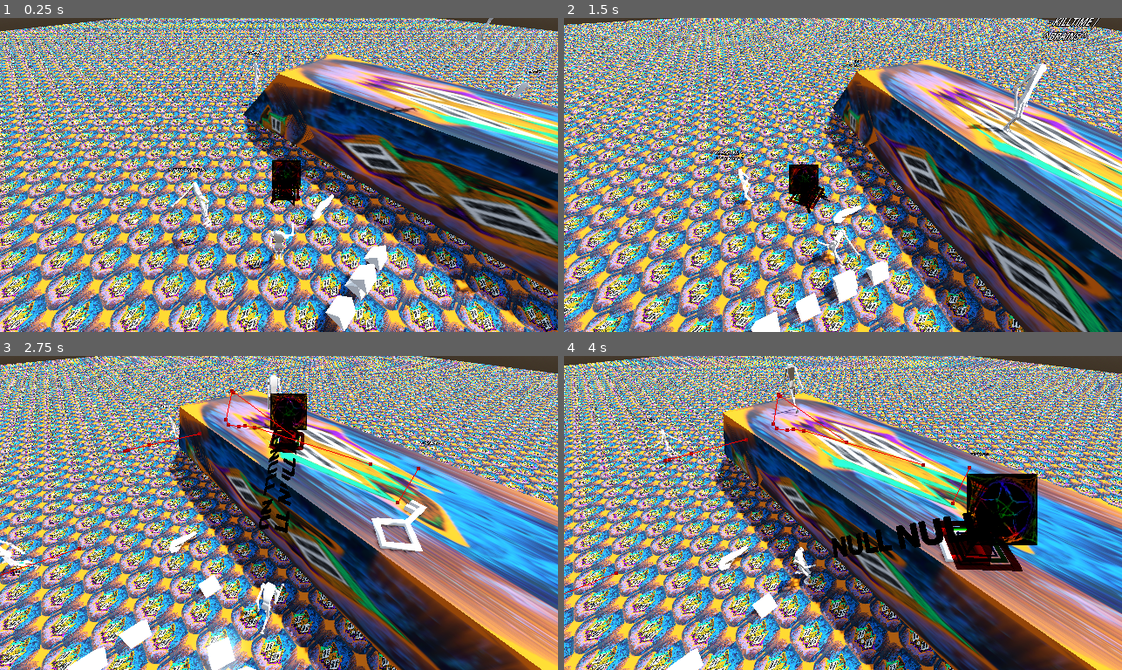
Above: before the commit, frames 1-4 (two rows, left to right).
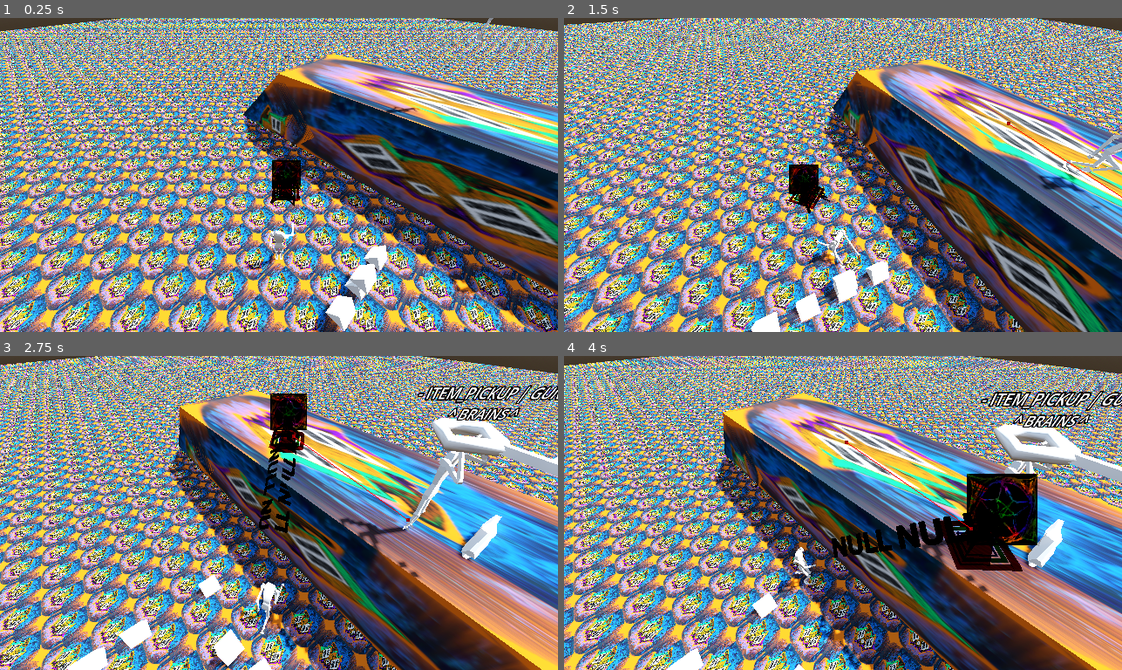
Above: after the commit, the same moments.

Repository: officialErnests/mut-4rr-
Game: Godot game, scene res://Scenes/test.tscn
Two runs of this game, one before a commit and one after it. Both use one fixed random seed, a clock stepped at 60 frames per second and the inputs below.
Inputs (mouse positions are in pixels of both pictures, inside the frame that each line leads up to):
- Up to frame 1 (0.25 s): no input
- Up to frame 2 (1.5 s): tap Enter at 0.5 s; move the mouse to (965, 159) at 0.52 s; hold D (right) 0.53-1.28 s; tap Q (rot_cam_left) at 0.6 s; move the mouse to (731, 190) at 1.27 s; hold S (backward) from 1.28 s (still down); tap E (rot_cam_right) at 1.35 s
- Up to frame 3 (2.75 s): move the mouse to (334, 443) at 2.02 s; release S (backward) at 2.03 s; hold D (right) from 2.03 s (still down); hold Shift (sprint) from 2.03 s (still down)
- Up to frame 4 (4 s): move the mouse to (815, 575) at 2.77 s; release D (right) at 2.78 s; release Shift (sprint) at 2.78 s; hold W (forward) 2.78-3.53 s; right-click (815, 575) at 2.85 s; move the mouse to (1010, 560) at 3.52 s; hold A (left) from 3.53 s (still down); click (1010, 560) at 3.6 s

The runs differ from the first frame. In frame 1, 1.0% of the frame differs, in the area x 28-98%, y 10-74%; in frame 2, 2.1%; in frame 3, 7.4%, in the area x 0-100%, y 6-100%; in frame 4, 5.9%.

Commit message:
v0.2.10 npc memory bug fix - Made so npcs after looking at empty spot can see that the item is no longer there and not to chase air all the time

Diff:
--- a/Scenes/npc.tscn
+++ b/Scenes/npc.tscn
@@ -17,7 +17,7 @@
 [sub_resource type="BoxShape3D" id="BoxShape3D_xxsvc"]
 size = Vector3(2, 2, 2)
 
-[node name="NPC" type="RigidBody3D" node_paths=PackedStringArray("interaction_hitbox", "vision_hitbox", "navigator", "item_manager") groups=["npc"]]
+[node name="NPC" type="RigidBody3D" node_paths=PackedStringArray("interaction_hitbox", "vision_hitbox", "navigator", "item_manager", "eye_center") groups=["npc"]]
 collision_layer = 2
 collision_mask = 31
 axis_lock_angular_x = true
@@ -29,6 +29,7 @@
 vision_hitbox = NodePath("Vision")
 navigator = NodePath("Navigator")
 item_manager = NodePath("Items")
+eye_center = NodePath("Eye_center")
 
 [node name="Body" parent="." instance=ExtResource("1_acqhf")]
 transform = Transform3D(-1, 0, 8.742278e-08, 0, 1, 0, -8.742278e-08, 0, -1, 0, 0, 0)
--- a/Scenes/test.tscn
+++ b/Scenes/test.tscn
@@ -102,17 +102,8 @@
 [node name="NPC_MASTER" type="Node3D" parent="."]
 script = ExtResource("6_5wyu1")
 
-[node name="NPC" parent="NPC_MASTER" instance=ExtResource("6_0c07c")]
-transform = Transform3D(-1, 0, 8.742278e-08, 0, 1, 0, -8.742278e-08, 0, -1, 3, 1.0135527, -13.111565)
-
 [node name="NPC2" parent="NPC_MASTER" instance=ExtResource("6_0c07c")]
 transform = Transform3D(-4.371139e-08, 0, -1, 0, 1, 0, 1, 0, -4.371139e-08, 1, 5.0135527, -6.1115646)
-
-[node name="NPC3" parent="NPC_MASTER" instance=ExtResource("6_0c07c")]
-transform = Transform3D(-1, 0, 8.742278e-08, 0, 1, 0, -8.742278e-08, 0, -1, -8, 1.0135527, -6.1115646)
-
-[node name="NPC4" parent="NPC_MASTER" instance=ExtResource("6_0c07c")]
-transform = Transform3D(-1, 0, 8.742278e-08, 0, 1, 0, -8.742278e-08, 0, -1, -2, 1.0135527, 0.88843536)
 
 [node name="Items" type="Node3D" parent="."]
 
@@ -124,7 +115,7 @@
 metadata/_custom_type_script = "uid://cktt5pl0bvboc"
 
 [node name="Pistol" parent="Items" instance=ExtResource("3_qc4db")]
-transform = Transform3D(1, 0, 0, 0, 1, 0, 0, 0, 1, 0, 1, -2)
+transform = Transform3D(1, 0, 0, 0, 1, 0, 0, 0, 1, 6, 5, -6)
 
 [node name="Item_preset" parent="Items" instance=ExtResource("4_i3aeo")]
 transform = Transform3D(1, 0, 0, 0, 1, 0, 0, 0, 1, 2, 0.5693569, -2)
--- a/Scripts/npc/main/npc_master.gd
+++ b/Scripts/npc/main/npc_master.gd
@@ -7,7 +7,7 @@
 	await get_tree().create_timer(1).timeout
 	updateNpcs()
 	while true:
-		await get_tree().create_timer(1).timeout
+		await get_tree().create_timer(5).timeout
 		updateNpcs()
 
 func updateNpcs():
--- a/Scripts/npc/npc_manager.gd
+++ b/Scripts/npc/npc_manager.gd
@@ -17,7 +17,8 @@
 #* (Each talk can only exchange specific info about that :DD)
 var seen_objects: Array
 var seen_persons:  Array
-# var seen_people
+
+var PRECAL_VISIONRSQUARE: float
 
 func _ready() -> void:
 	# Finds and picks up first key since funny shit XD
@@ -27,7 +28,10 @@
 	vision_hitbox.body_entered.connect(visionSignal)
 	vision_hitbox.body_exited.connect(visionSignal)
 
-	await get_tree().create_timer(10).timeout
+	# precalculates some values
+	PRECAL_VISIONRSQUARE = vision_hitbox.get_node("CollisionShape3D").shape.radius**2
+
+	await get_tree().create_timer(1).timeout
 	var temp_key = classes.Item.new(enums.ItemType.KEY, {"door_key" : 1})
 	var temp_gun = classes.Item.new(enums.ItemType.GUN, {})
 	priority_list.append(Idea.new(enums.Toughts.ITEM_PICKUP, temp_key, self))
@@ -38,13 +42,14 @@
 	var i = -1
 	idea_cycle_now += 1
 	var DEBRAKER = 10
-	# print("START of tought\n" + global.arrToStr(priority_list, 0) + "")
+	testVision()
+	print("START of tought\n" + global.arrToStr(priority_list, 0) + "")
 	while i < priority_list.size() - 1:
 		DEBRAKER -= 1
 		if DEBRAKER <= 0: break
 		i += 1
 
-		# print("ITER " + str(i))
+		print("ITER " + str(i))
 		var tought = priority_list[i]
 
 		if tought.idea_cycle >= idea_cycle_now: continue
@@ -67,14 +72,25 @@
 			priority_list.push_back(Idea.new(enums.Toughts.KILLTIME, null, self))
 		curent_idea_index = -1
 
-	# print("END of tought\n" + global.arrToStr(priority_list, 0) + "")
+	print("END of tought\n" + global.arrToStr(priority_list, 0) + "")
 	toughUpdate.emit()
 	# if no decision then killtime() needs to be added
 	# also make so that if the function can't be done it adds new element to array and tries that
 	return is_decision_made
 
+func testVision() -> void:
+	var index = 0
+	for item: Seen_object in seen_objects:
+		if item.position.distance_squared_to(vision_hitbox.global_position) < PRECAL_VISIONRSQUARE:
+			var vision = castRay(eye_center.global_position, vision_hitbox.global_position, 8+16+32+64)
+			if not vision:
+				seen_objects.remove_at(index)
+		index += 1
+
+#TODO give em some dimensia if the performance is bad XD
 func visionSignal(body: Node3D):
-	if visibile(body):
+	var visible_position := visibile(body)
+	if visible_position != Vector3.ZERO:
 		if body.is_in_group("npc"):
 			var body_array_position = global.checkArrayID(seen_persons, body.id)
 			if body_array_position == -1:
@@ -94,12 +110,12 @@
 			else:
 				seen_persons[body_array_position].updatePosition(body.global_position)
 
-func visibile(object: Node3D) -> bool:
+func visibile(object: Node3D) -> Vector3:
 	if object.get_node("VISIBLE"):
 		for visible_marker in object.get_node("VISIBLE").get_children():
-			var vision = castRay(visible_marker.global_position, object.global_position)
-			if not vision.has("collider"): return true
-	return false
+			var vision = castRay(eye_center.global_position, visible_marker.global_position, 16+32+64)
+			if not vision.has("collider"): return visible_marker.global_position
+	return Vector3.ZERO
 
 
 class Seen_object:
@@ -143,7 +159,7 @@
 		idea_cycle = p_parent_node.idea_cycle_now - 1
 	# if it needs somthing beforehand
 	func expandUpon() -> Dictionary:
-		# print(".expanding: " + str(self))
+		print(".expanding: " + str(self))
 		return expandIdea()
 
 	# returns true if the idea meets requirements
@@ -154,7 +170,7 @@
 				return {"removeRelative": -1, "exit": true}
 			enums.Toughts.KILLTIME:
 				#* TODO Make it semi random so seed generation can be predictable
-				this_node.navigator.walkTo(this_node.global_position + Vector3(randf_range(-1,1),randf_range(-1,1),randf_range(-1,1) * 10))
+				this_node.navigator.walkTo(this_node.global_position + Vector3(randf_range(-1,1),0,randf_range(-1,1) * 10))
 				return {"exit": true, "removeRelative": 0}
 			enums.Toughts.ITEM_FIND:
 				pass
@@ -168,15 +184,15 @@
 					this_node.priority_list.push_front(Idea.new(enums.Toughts.ITEM_WALKTO, object_of_intrest, this_node))
 					return {"indexSet": -1}
 				if this_node.item_manager.equiped_item:
-					this_node.priority_list.push_front(Idea.new(enums.Toughts.ITEM_THROW, object_of_intrest, this_node))
-					return {"indexSet": -1}
-				# DONE ^
+					this_node.item_manager.nbThrow()
 
 				this_node.item_manager.nbThrow()
 				if this_node.item_manager.equiped_item:
 					if not this_node.itemMatch(this_node.nodeToItem(this_node.item_manager.equiped_item), object_of_intrest):
 						this_node.item_manager.nbThrow()
+						print("EXIT 1")
 						return {"exit": true}
+					print("EXIT 2")
 					return {"exit": true, "removeRelative": 0}
 			enums.Toughts.ITEM_WALKTO:
 				var found_item = getVisableItems()
@@ -223,7 +239,7 @@
 		var closest_item_distance = -1
 		for detected_body : Node3D in p_nodes:
 			if itemMatchPre(detected_body):
-				var raycast = this_node.castRay(this_node.vision_hitbox.global_position, detected_body.global_position)
+				var raycast = this_node.castRay(this_node.vision_hitbox.global_position, detected_body.global_position, 16+32+64)
 				if raycast:
 					continue
 				else:
@@ -269,13 +285,13 @@
 		return true
 	return false
 
-func castRay(start_position: Vector3, p_end_position :Vector3) -> Dictionary:
+func castRay(start_position: Vector3, p_end_position :Vector3, p_collision_layer: int) -> Dictionary:
 	var ray_point_start = vision_hitbox.global_position
 	var ray_point_end = p_end_position
 
 	var space_state = get_world_3d().direct_space_state
 	# floor - 32
 	# wall - 16
-	var params = PhysicsRayQueryParameters3D.create(ray_point_start, ray_point_end, 24)
+	var params = PhysicsRayQueryParameters3D.create(ray_point_start, ray_point_end, p_collision_layer)
 
 	return space_state.intersect_ray(params)
